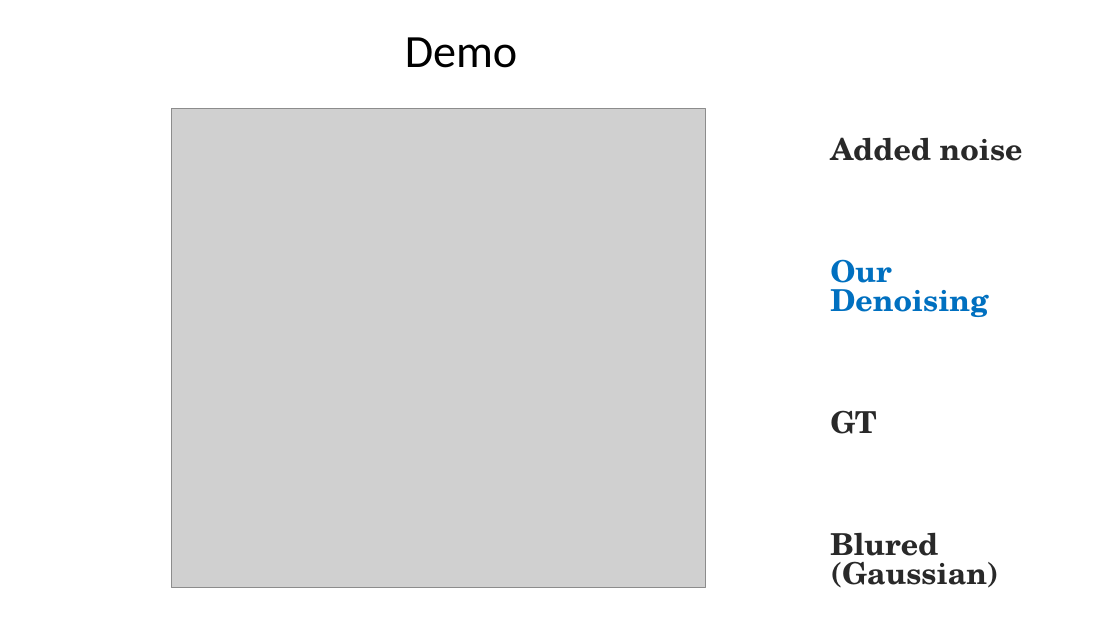
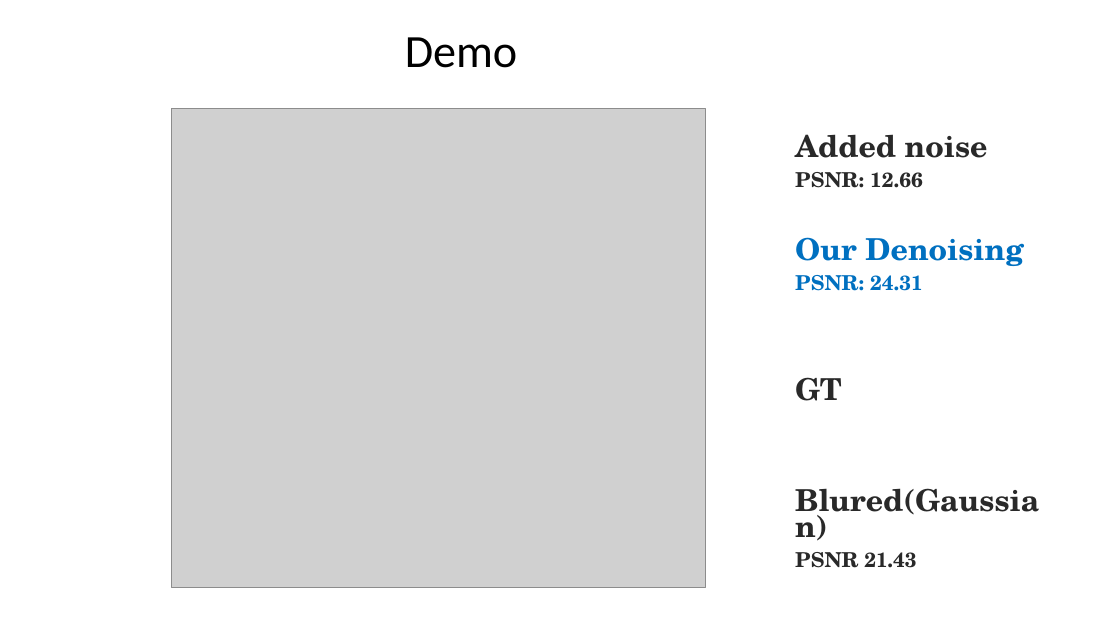
Before and after one commit to Valeriy77/cv_training, a slide deck: slide 9 of CourseProject/CourseProject.pptx. Drawn at 1120x630 pixels with LibreOffice and Linux fonts; fonts in the diff are those of the drawing; grey boxes stand for pictures. Boxes give left, top, right and bottom in pixels: in the first picture for what was removed or moved away, otherwise in the second. Text is boxed around its words. In the diff, an @@ line names an element or a change of style, - is before the commit and + after.

```diff
--- a/CourseProject/CourseProject.pptx
+++ b/CourseProject/CourseProject.pptx
@@ text "Added noise": place and size @@
-text "Added noise" at (830,137,1023,588)
+text "Added noise" at (795,134,1039,568)
@@ text at (795,134,1023,401): line spacing 0.8 to 0.7 @@
@@ text at (795,172,923,188): paragraph added @@
+PSNR: 12.66
@@ text at (795,275,923,291): paragraph added @@
+PSNR: 24.31
@@ text at (795,488,1039,568): text changed @@
-Blured (Gaussian)
+Blured(Gaussian)
+PSNR 21.43
```
Also in this commit, not shown: 1 other slide changed.
